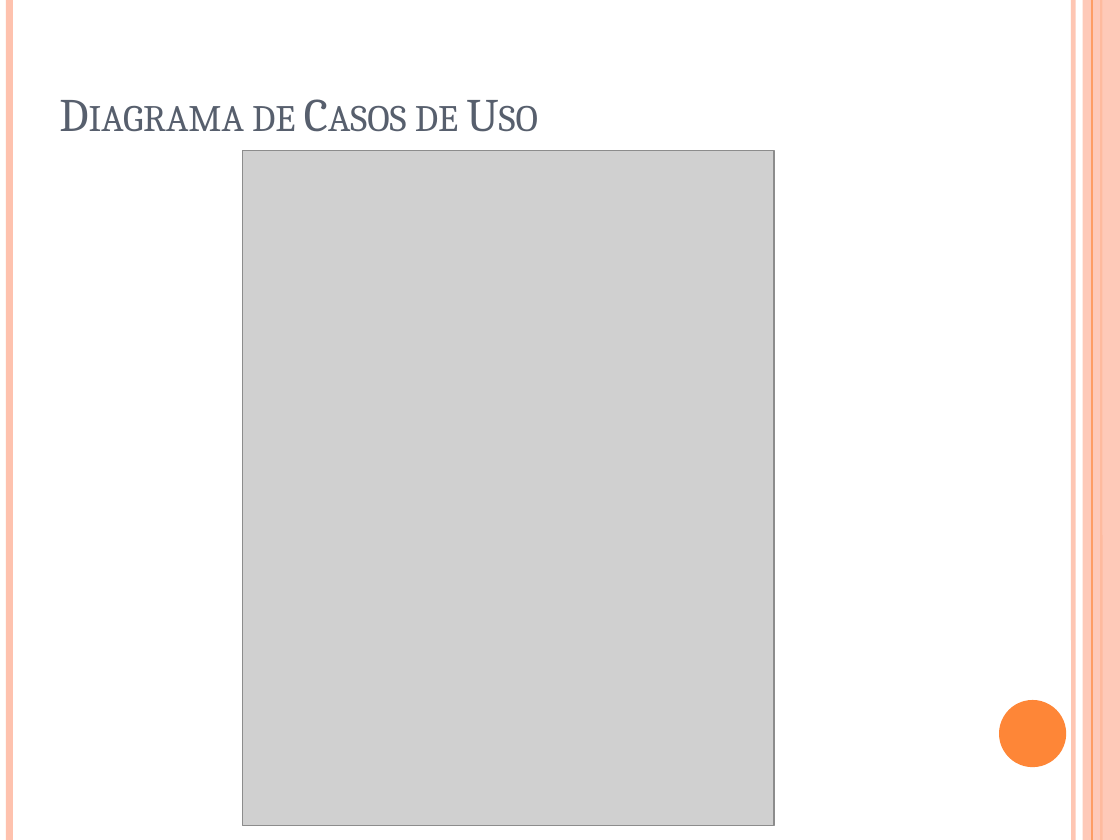
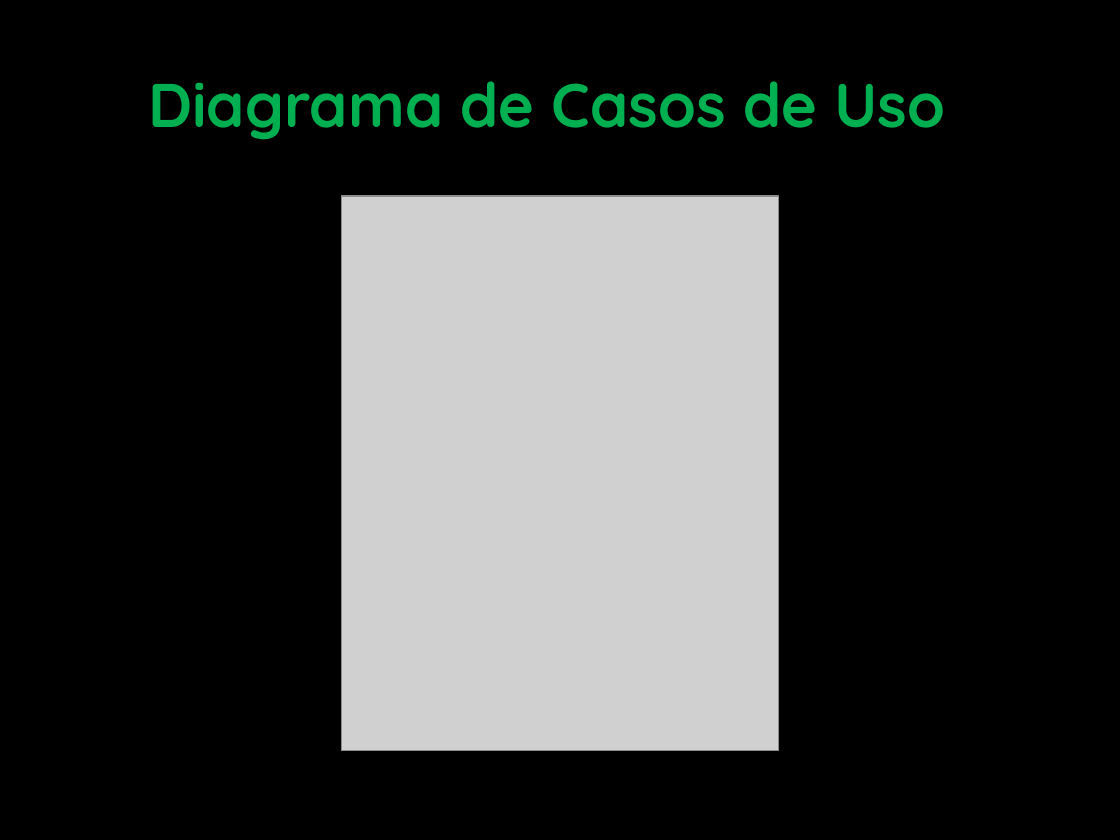
Before and after one commit to ClarkCouto/SGPP, a slide deck: slide 6 of Documentacao/CMD - Sprint 1.pptx. Drawn at 1120x840 pixels with LibreOffice and Linux fonts; fonts in the diff are those of the drawing; grey boxes stand for pictures. Boxes give left, top, right and bottom in pixels: in the first picture for what was removed or moved away, otherwise in the second. Text is boxed around its words. In the diff, an @@ line names an element or a change of style, - is before the commit and + after.

```diff
--- a/Documentacao/CMD - Sprint 1.pptx
+++ b/Documentacao/CMD - Sprint 1.pptx
@@ background #FFFFFF to #000000 @@
@@ line removed from (9, 0) to (9, 840) @@
@@ line removed from (1073, 0) to (1073, 840) @@
@@ rectangle removed at (1083, 0, 1120, 840) @@
@@ line removed from (1092, 0) to (1092, 840) @@
@@ line removed from (1101, 0) to (1101, 840) @@
@@ title "Diagrama de Casos de Uso" at (148, 81, 946, 140): size 30 to 39.6 pt, font Cambria to Quicksand, text colour #575F6D to #00B050, bold on, small capitals off; alignment left to centre; vertical alignment bottom to middle @@
@@ picture: place and size @@
-picture at (243, 150, 775, 825)
+picture at (342, 196, 778, 750)
@@ ellipse removed at (999, 700, 1066, 767) @@
```
Also in this commit, not shown: 6 other slides changed, 1 slide added.
